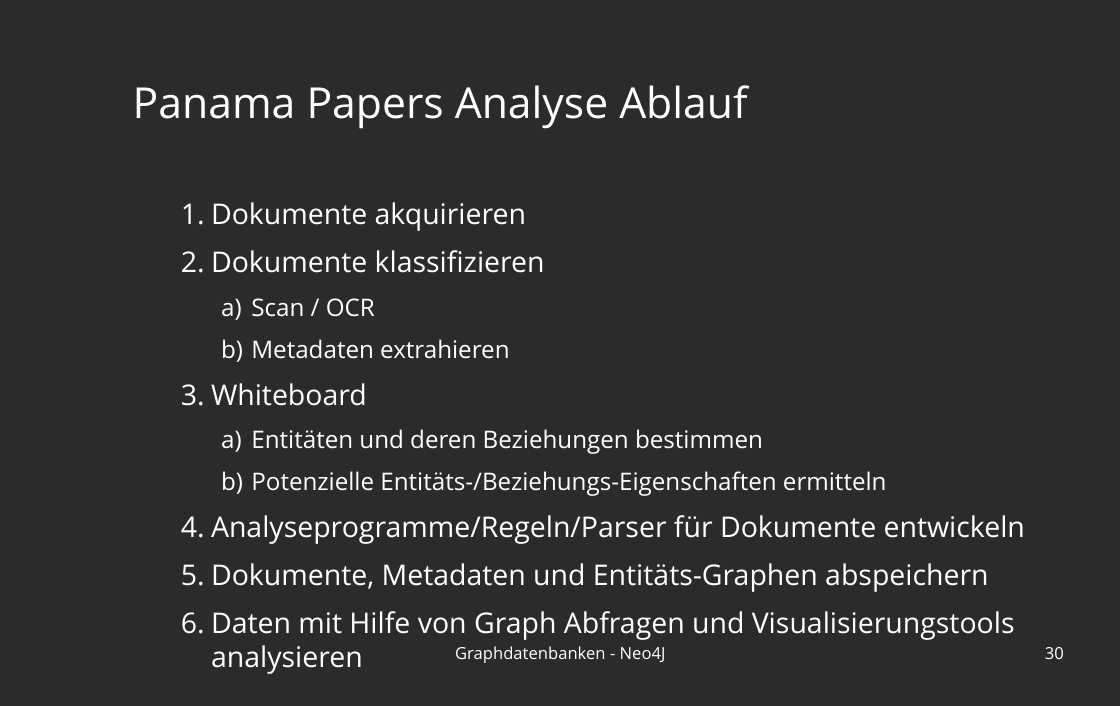
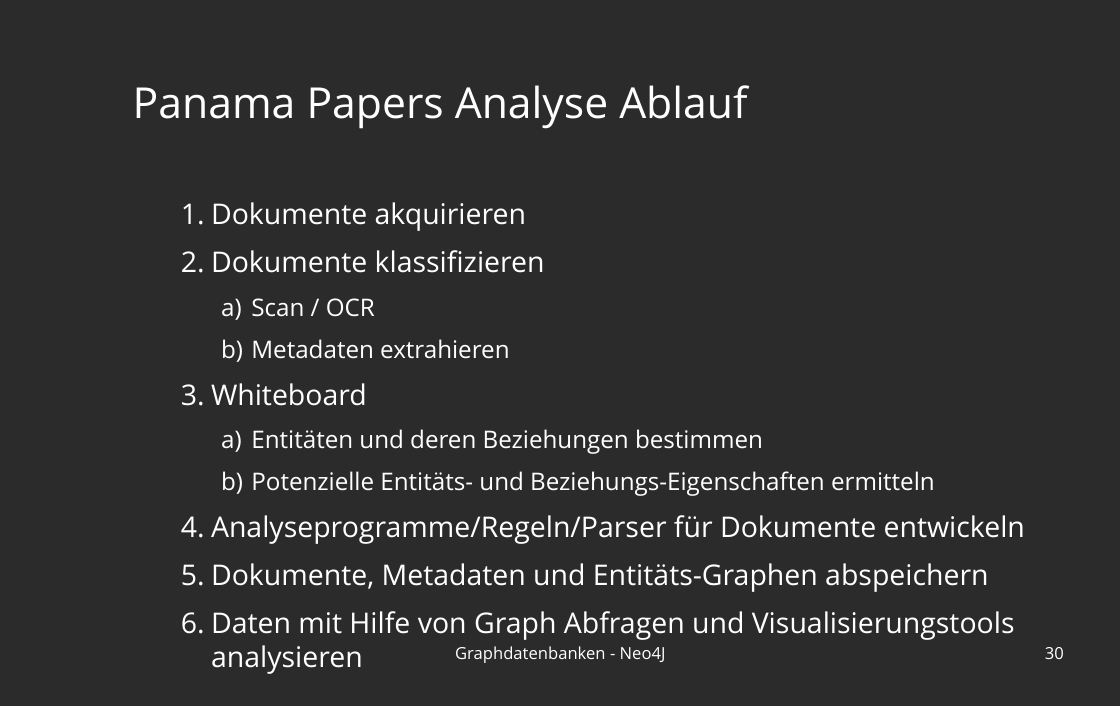
Before and after one commit to blublab/ais, a slide deck: slide 30 of praesi.odp. Drawn at 1120x706 pixels with LibreOffice and Linux fonts; fonts in the diff are those of the drawing; background and template pictures are left out; a plain dark background stands for a picture behind light text. Boxes give left, top, right and bottom in pixels: in the first picture for what was removed or moved away, otherwise in the second. Text is boxed around its words. In the diff, an @@ line names an element or a change of style, - is before the commit and + after.

```diff
--- a/praesi.odp
+++ b/praesi.odp
@@ text at bbox=[251, 471, 935, 496]: text changed @@
-  b) Potenzielle Entitäts-/Beziehungs-Eigenschaften ermitteln
+  b) Potenzielle Entitäts- und Beziehungs-Eigenschaften ermitteln
```
Also in this commit, not shown: 14 other slides changed, 1 slide added, 4 other files.
